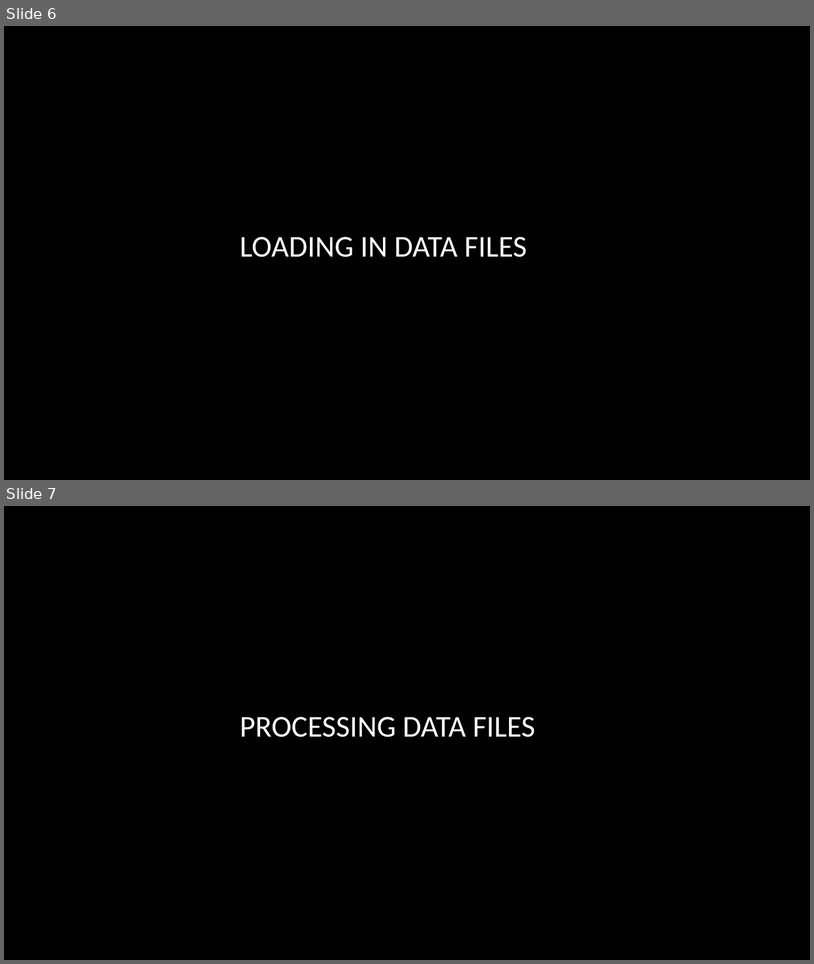
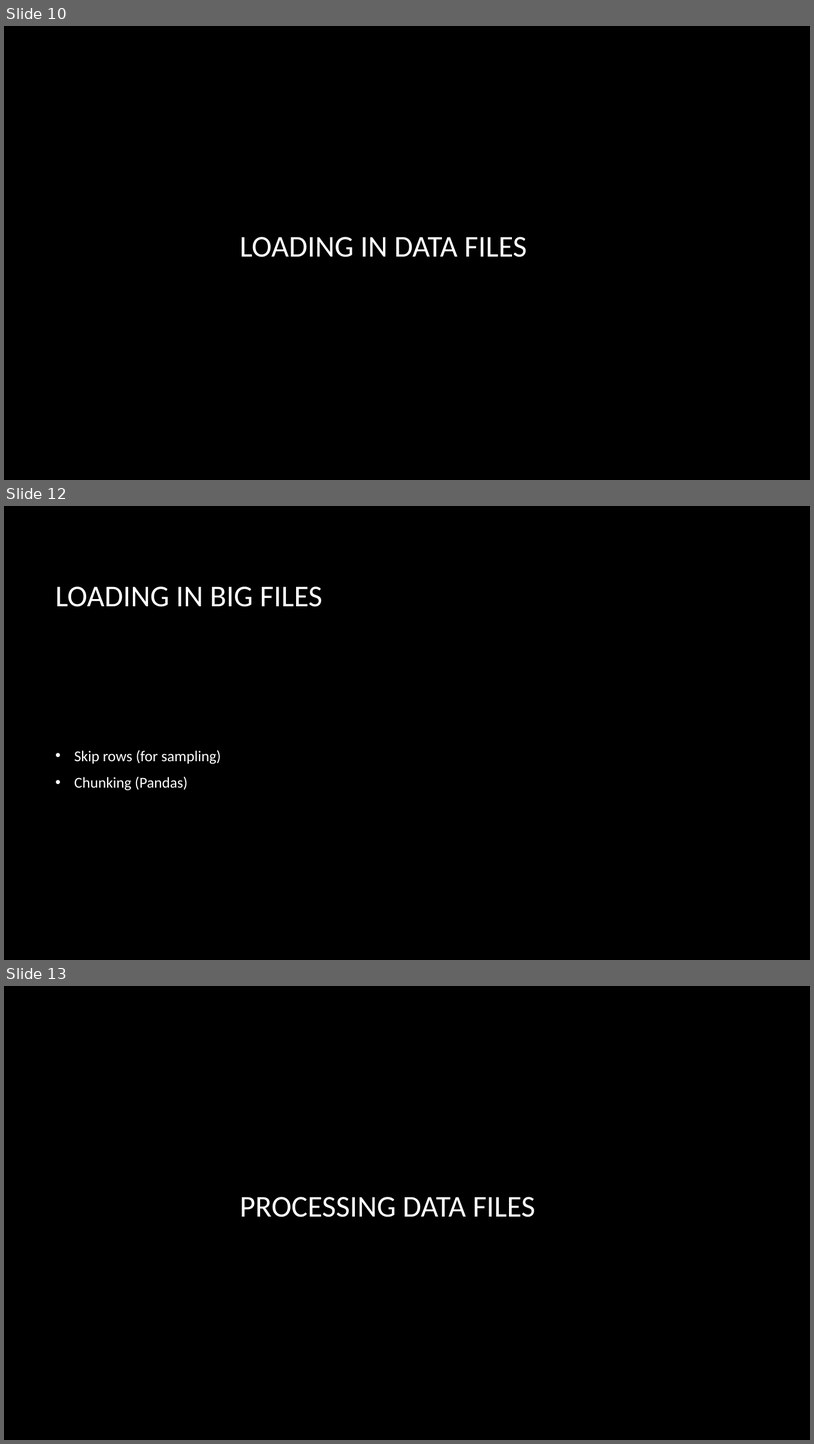
Before and after one commit to smandhai/Astro-Data-Handling-Tutorials, a slide deck: Intro to Astro-data .pptx. Shown one above the other, each under a label of ours: slides 6 and 7 before the commit, slides 10, 12 and 13 after it; the slides between them are not shown. The pictures are 814x964 and 814x1444 pixels, drawn with LibreOffice and Linux fonts; fonts in the diff are those of the drawing; background and template pictures are left out. Boxes give left, top, right and bottom in pixels: in the first picture for what was removed or moved away, otherwise in the second. Text is boxed around its words. In the diff, an @@ line names an element or a change of style, - is before the commit and + after.

```diff
--- a/Intro to Astro-data .pptx
+++ b/Intro to Astro-data .pptx
@@ slide 12 added at [4, 506, 810, 960], background picture (left out) @@
@@ title added at [56, 586, 323, 607], 36 pt, text #FFFFFF @@
+LOADING IN BIG FILES
@@ text added at [74, 750, 221, 790], 18 pt, text #FFFFFF @@
+• Skip rows (for sampling)
+• Chunking (Pandas)
@@ what was slide 6 is now slide 10 @@
@@ what was slide 7 is now slide 13 @@
```
Also in this commit, not shown: 10 other slides added.
